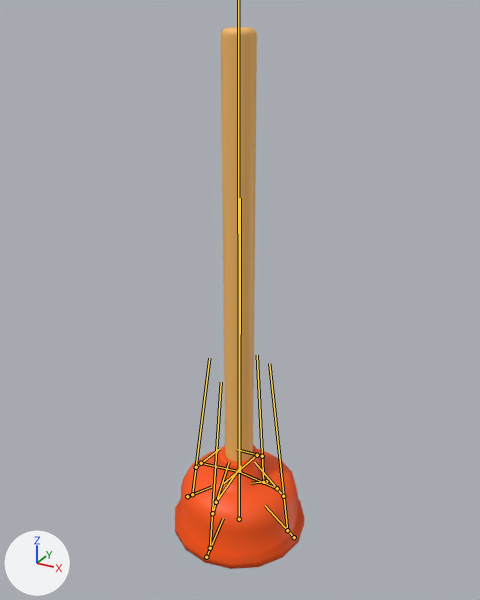
One commit to the glTF model models/weapons/plunger.glb: the scene before it, then after it.
The view is the same before and after, from a camera (50 mm lens) standing at (0.499, -0.904, 0.926) and looking at (-0.003, 0.008, 0.469). Arrows for +X, +Y and +Z are at lower left; the lights stay in place. The bones that bend it are drawn over the model as lines.

In view in the first picture: 'Plunger'.
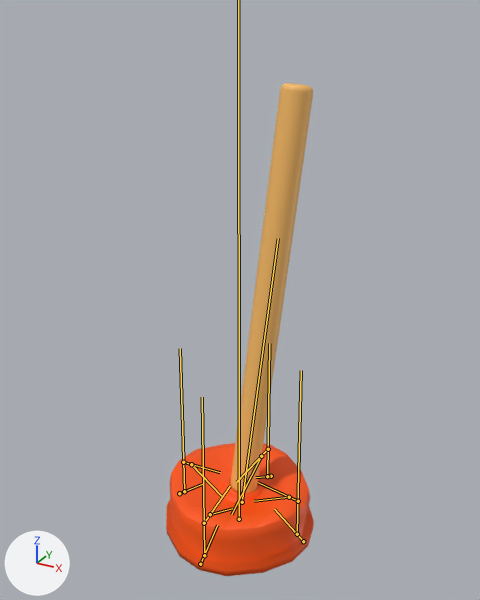
The newer file adds an action. The first version stands in its rest pose; the second is drawn at frame 2 of the action 'impact'.

The change in detail:
Bone 'Bone.001' (bone_bone_001) moves from (0.0, 0.0, 0.0) to (0.013, -0.346, -0.022).
Bone 'Bone.001' (bone_bone_001) turns from (0, 0, 0) to (-7, -1, -4) degrees about its own x, y and z.
Bone 'Bone.002' (bone_bone_002) moves from (0.0, 0.0, 0.0) to (0.0, -0.076, -0.049).
Bone 'Bone.003' (bone_bone_003) turns from (0, 0, 0) to (-5, 0, 0) degrees about its own x, y and z.
Bone 'Bone.004' (bone_bone_004) turns from (0, 0, 0) to (40, 0, 0) degrees about its own x, y and z.
Bone 'Bone.006' (bone_bone_006) moves from (0.0, 0.0, 0.0) to (0.0, -0.074, 0.051).
Bone 'Bone.007' (bone_bone_007) turns from (0, 0, 0) to (7, 0, 0) degrees about its own x, y and z.
Bone 'Bone.008' (bone_bone_008) turns from (0, 0, 0) to (-48, 0, 0) degrees about its own x, y and z.
Bone 'Bone.011' (bone_bone_011) moves from (0.0, 0.0, 0.0) to (-0.057, -0.069, 0.001).
Bone 'Bone.012' (bone_bone_012) turns from (0, 0, 0) to (0, 0, 8) degrees about its own x, y and z.
Bone 'Bone.013' (bone_bone_013) turns from (0, 0, 0) to (0, 0, -52) degrees about its own x, y and z.
Bone 'Bone.015' (bone_bone_015) moves from (0.0, 0.0, 0.0) to (0.057, -0.07, 0.0).
Bone 'Bone.016' (bone_bone_016) turns from (0, 0, 0) to (0, 0, -6) degrees about its own x, y and z.
Bone 'Bone.017' (bone_bone_017) turns from (0, 0, 0) to (0, 0, 41) degrees about its own x, y and z.

Pixel boxes [x1, y1, x2, y2] of what changed, in the pictures (480 x 600 px):
'Plunger', posed (14% wider, 9% shorter): before [175, 27, 305, 569]; after [166, 83, 314, 576]
bone 'Bone.001', root to tip: before (239, 471) to (240, 198); after (242, 502) to (278, 238)
bone 'Bone.002', root to tip: before (266, 481) to (251, 483); after (271, 476) to (255, 477)
bone 'Bone.003', root to tip: before (263, 482) to (257, 355); after (267, 476) to (269, 343)
bone 'Bone.004', root to tip: before (262, 456) to (237, 449); after (268, 449) to (236, 482)
bone 'Bone.006', root to tip: before (206, 557) to (223, 518); after (200, 564) to (217, 525)
bone 'Bone.007', root to tip: before (210, 548) to (221, 382); after (204, 555) to (202, 397)
bone 'Bone.008', root to tip: before (212, 513) to (229, 462); after (204, 523) to (230, 486)
bone 'Bone.011', root to tip: before (187, 496) to (211, 487); after (179, 493) to (202, 484)
bone 'Bone.012', root to tip: before (192, 494) to (209, 358); after (184, 491) to (180, 348)
bone 'Bone.013', root to tip: before (196, 467) to (220, 448); after (183, 462) to (220, 472)
bone 'Bone.015', root to tip: before (294, 537) to (265, 505); after (303, 541) to (274, 509)
bone 'Bone.016', root to tip: before (287, 530) to (269, 363); after (297, 534) to (301, 370)
bone 'Bone.017', root to tip: before (283, 496) to (254, 462); after (298, 501) to (258, 482)
